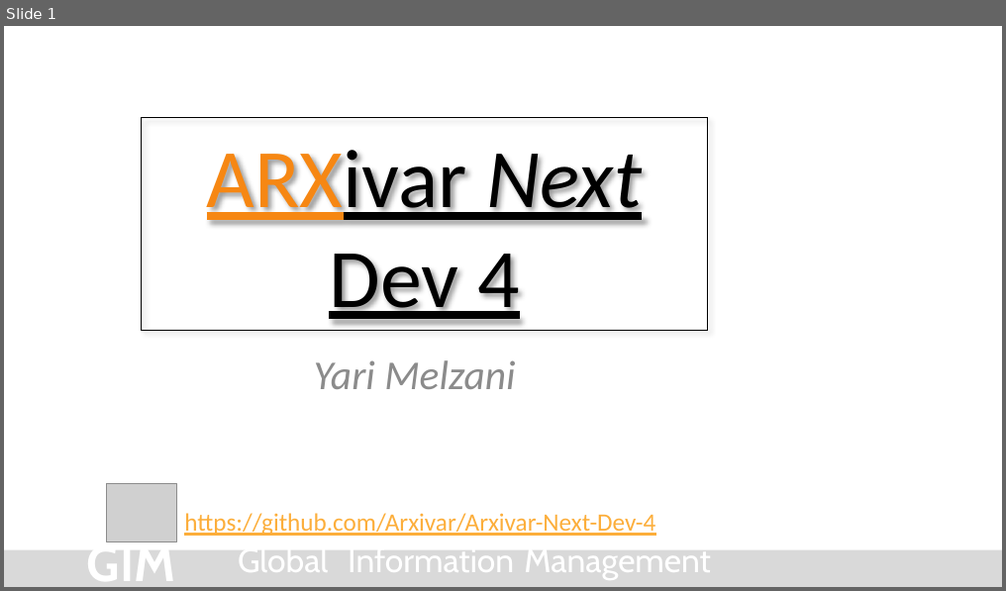
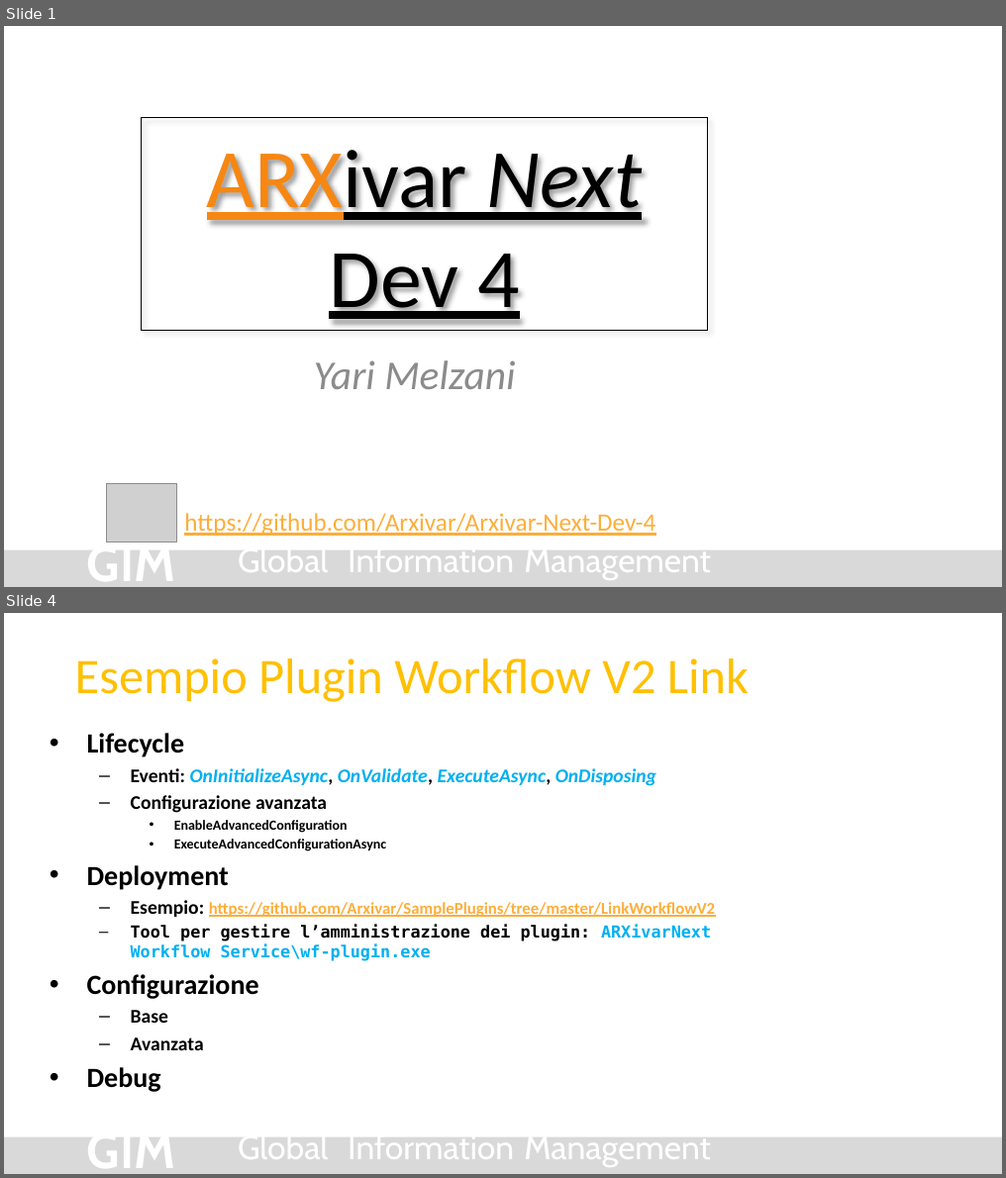
Before and after one commit to Arxivar/Arxivar-Next-Dev-4, a slide deck: doc/ARXDev4.pptx. Shown one above the other, each under a label of ours: slide 1 before the commit, slides 1 and 4 after it; the slides between them are not shown. The pictures are 1006x591 and 1006x1178 pixels, drawn with LibreOffice and Linux fonts; fonts in the diff are those of the drawing; grey boxes stand for pictures; background and template pictures are left out. Boxes give left, top, right and bottom in pixels: in the first picture for what was removed or moved away, otherwise in the second. Text is boxed around its words. In the diff, an @@ line names an element or a change of style, - is before the commit and + after.

Commit message:
Updated slides with workflow v2 plugin

```diff
--- a/doc/ARXDev4.pptx
+++ b/doc/ARXDev4.pptx
@@ slide 4 added at (x1=4, y1=613, x2=1002, y2=1174), background #FFFFFF; not listed: 5 template elements that a slide beside it also shows @@
@@ title added at (x1=75, y1=659, x2=748, y2=702), 36 pt, text #FFC000 @@
+Esempio Plugin Workflow V2 Link
@@ text added at (x1=87, y1=733, x2=715, y2=1092), 12 pt, text #000000, bold @@
+• Lifecycle
+  – Eventi: OnInitializeAsync, OnValidate, ExecuteAsync, OnDisposing
+  – Configurazione avanzata
+    • EnableAdvancedConfiguration
+    • ExecuteAdvancedConfigurationAsync
+• Deployment
+  – Esempio: https://github.com/Arxivar/SamplePlugins/tree/master/LinkWorkflowV2
+  – Tool per gestire l’amministrazione dei plugin: ARXivarNext Workflow Service\wf-plugin.exe
+• Configurazione
+  – Base
+  – Avanzata
+• Debug
```
Also in this commit, not shown: 2 slides changed, 1 other slide added, 5 slides removed.
